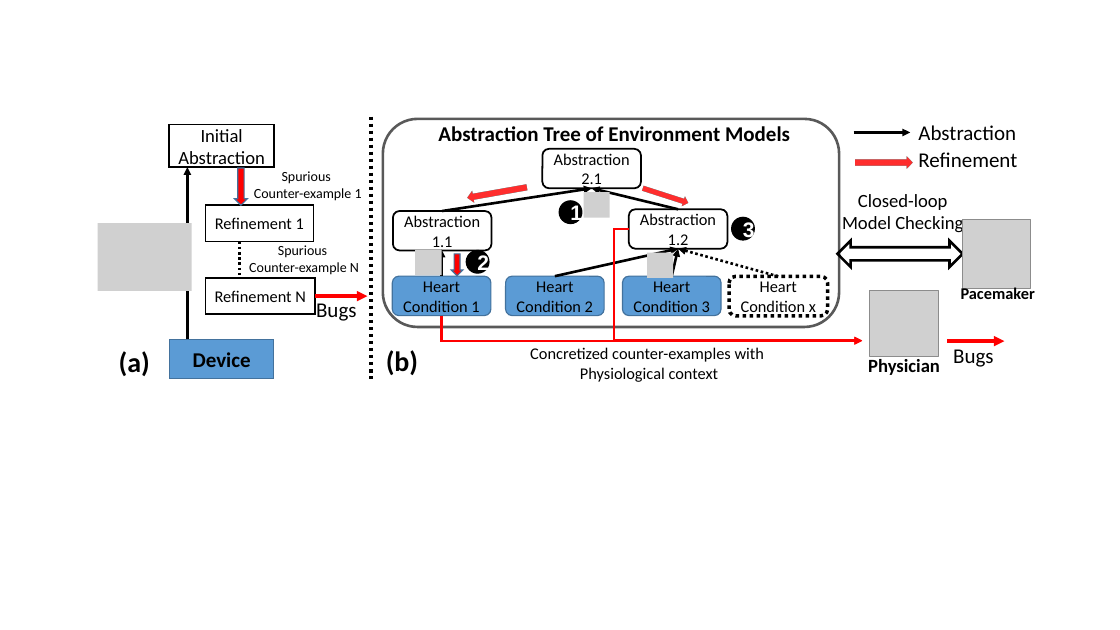
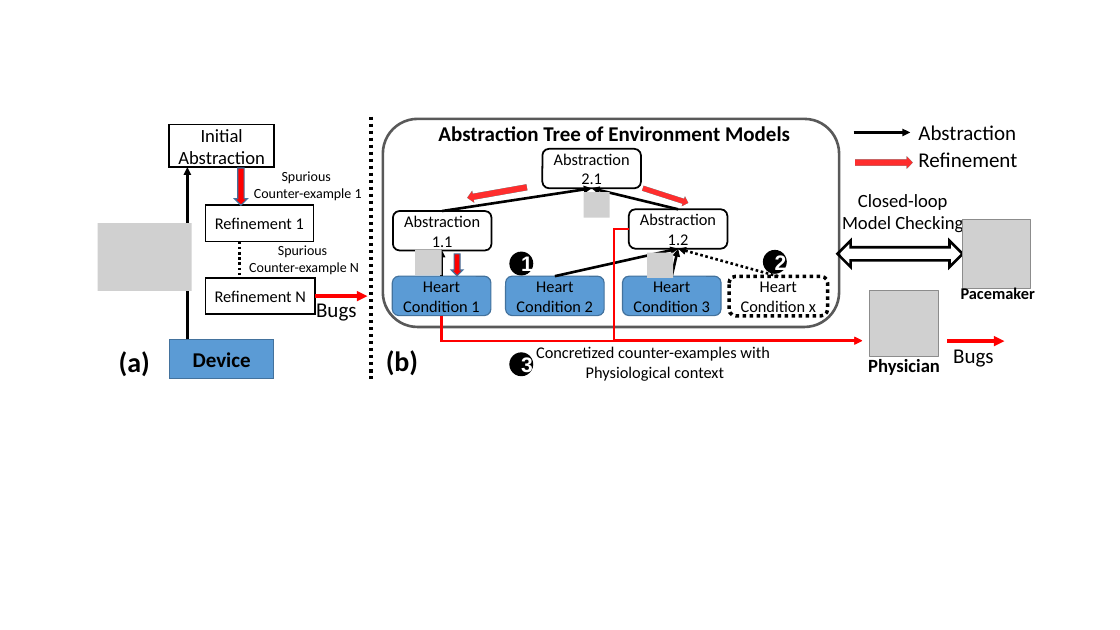
Before and after one commit to mlab-upenn/REGAR-FORMAT15, a slide deck: slide 1 of figs/distinction.pptx. Drawn at 1120x630 pixels with LibreOffice and Linux fonts; fonts in the diff are those of the drawing; grey boxes stand for pictures. Boxes give left, top, right and bottom in pixels: in the first picture for what was removed or moved away, otherwise in the second. Text is boxed around its words. In the diff, an @@ line names an element or a change of style, - is before the commit and + after.

```diff
--- a/figs/distinction.pptx
+++ b/figs/distinction.pptx
@@ ellipse "1": place and size @@
-ellipse "1" at box(560, 201, 582, 223)
+ellipse "1" at box(510, 252, 533, 275)
@@ ellipse "2": place and size @@
-ellipse "2" at box(466, 250, 489, 273)
+ellipse "2" at box(764, 250, 786, 273)
@@ ellipse "3": place and size @@
-ellipse "3" at box(732, 218, 755, 240)
+ellipse "3" at box(510, 353, 533, 376)
@@ text "Concretized counter-examples with": place and size @@
-text "Concretized counter-examples with" at box(530, 347, 765, 382)
+text "Concretized counter-examples with" at box(536, 346, 770, 381)
```
Also in this commit, not shown: 9 other files.
